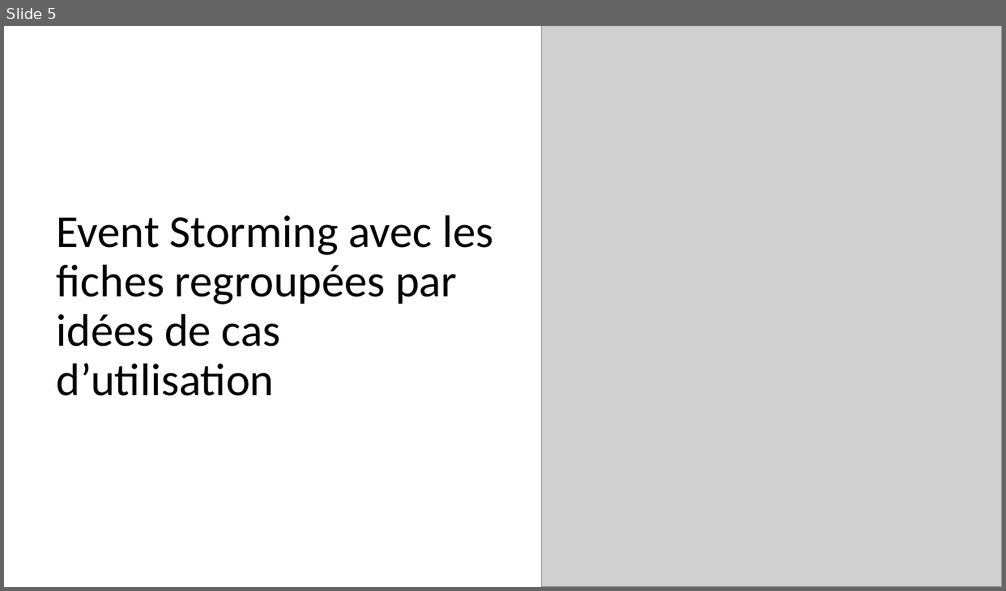
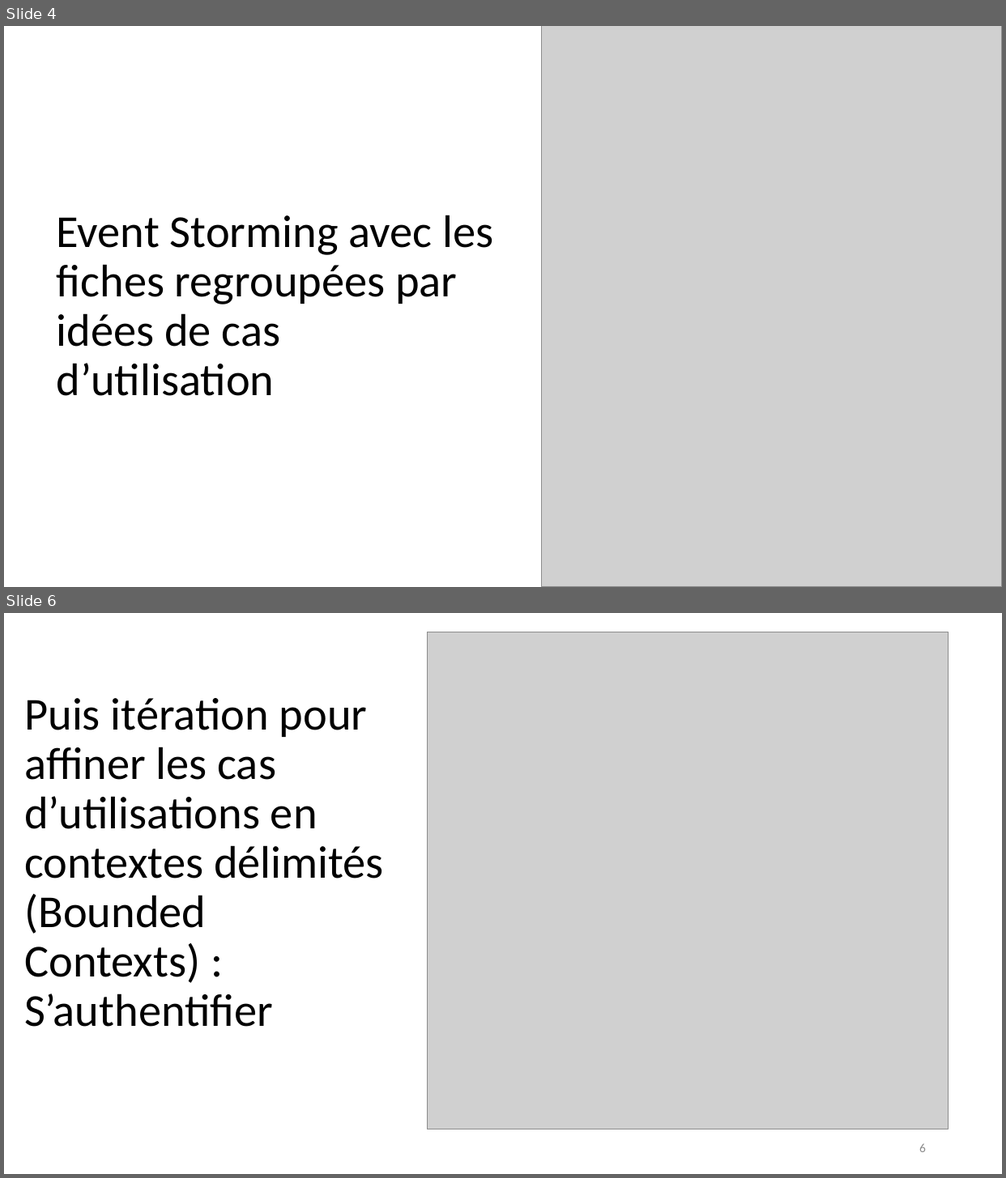
Before and after one commit to emmo78/Project_ConceptionOfMentorApp, a slide deck: Presentation_olivier_MOREL.pptx. Shown one above the other, each under a label of ours: slide 5 before the commit, slides 4 and 6 after it; the slides between them are not shown. The pictures are 1006x591 and 1006x1178 pixels, drawn with LibreOffice and Linux fonts; fonts in the diff are those of the drawing; grey boxes stand for pictures. Boxes give left, top, right and bottom in pixels: in the first picture for what was removed or moved away, otherwise in the second. Text is boxed around its words. In the diff, an @@ line names an element or a change of style, - is before the commit and + after.

```diff
--- a/Presentation_olivier_MOREL.pptx
+++ b/Presentation_olivier_MOREL.pptx
@@ slide 6 added at (x1=4, y1=613, x2=1002, y2=1174), background #FFFFFF @@
@@ picture added at (x1=427, y1=632, x2=948, y2=1130) @@
@@ title added at (x1=24, y1=698, x2=384, y2=1027), 44 pt, text #000000 @@
+Puis itération pour affiner les cas d’utilisations en contextes délimités (Bounded Contexts) : S’authentifier
@@ page number added at (x1=919, y1=1144, x2=926, y2=1152), 12 pt, text #8C8C8C @@
+6
@@ what was slide 5 is now slide 4 @@
```
Also in this commit, not shown: 2 slides changed, 15 other slides added, 1 slide removed, 2 other files.
